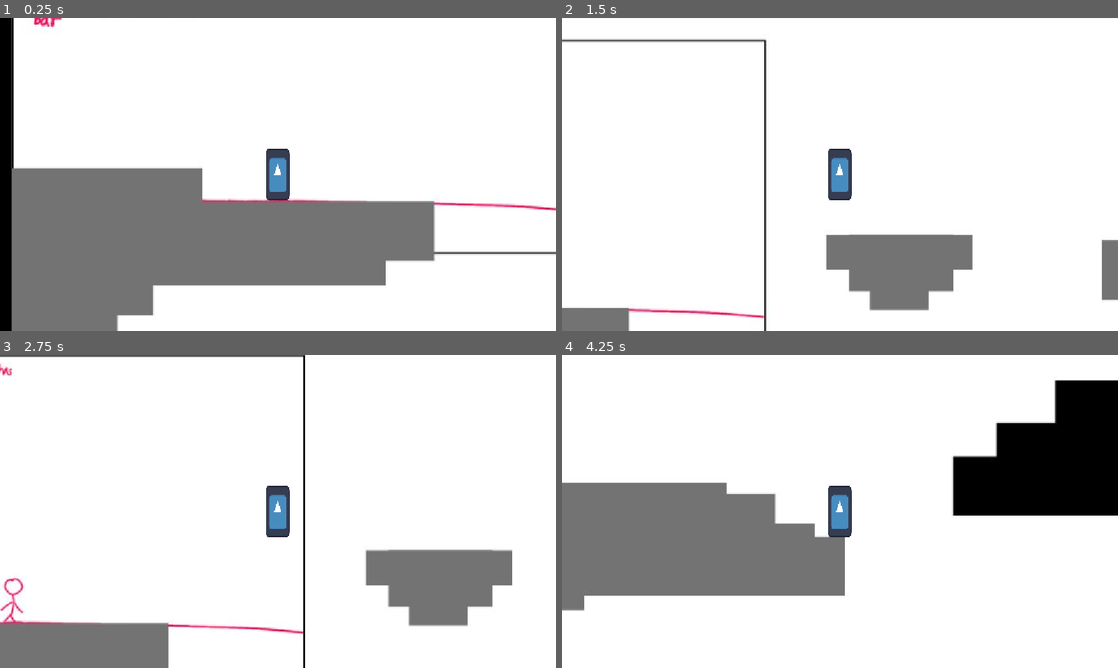
Above: before the commit, frames 1-4 (two rows, left to right).
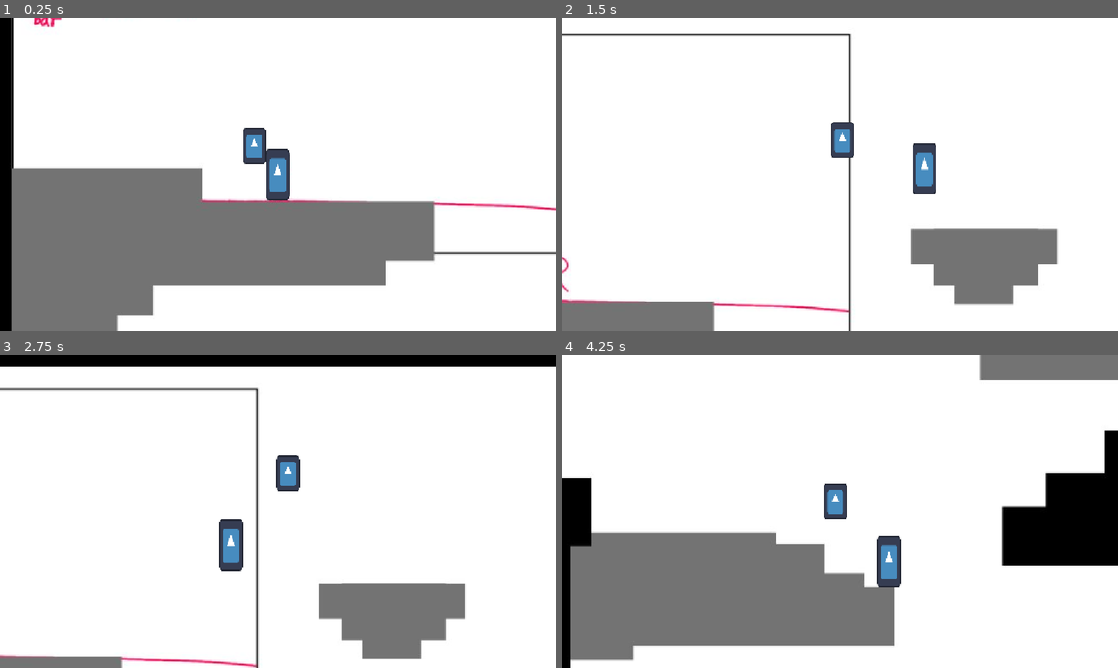
Above: after the commit, the same moments.

Repository: Medcro/GameBijiWIDAI2026
Game: Godot game, scene res://scenes/main.tscn
Two runs of this game, one before a commit and one after it. Both use one fixed random seed, a clock stepped at 60 frames per second and the inputs below. The engine's default icon, where the game draws it, is replaced by a stand-in: a white triangle on a blue panel in a dark square.
Inputs:
- Up to frame 1 (0.25 s): no input
- Up to frame 2 (1.5 s): hold Right (ui_right) from 0.53 s (still down); tap Z (Dash) at 0.6, 1.35 s; tap C (Jump) at 0.77 s
- Up to frame 3 (2.75 s): tap C (Jump) at 1.52 s; release Right (ui_right) at 2.03 s; hold Left (ui_left) from 2.03 s (still down); tap Z (Dash) at 2.1 s
- Up to frame 4 (4.25 s): release Left (ui_left) at 2.78 s; hold Right (ui_right) from 2.78 s (still down); tap Z (Dash) at 2.85, 3.6 s; tap C (Jump) at 3.02, 3.77 s

The runs differ from the first frame. In frame 1, 0.5% of the frame differs, in the area x 43-51%, y 35-51%; in frame 2, 13%; in frame 3, 18%; in frame 4, 32%, in the area x 0-100%, y 0-100%.

Commit message:
added dreamcatcher placeholder

Diff:
--- a/scenes/main.tscn
+++ b/scenes/main.tscn
@@ -1,13 +1,19 @@
-[gd_scene load_steps=5 format=3 uid="uid://r8gk7inos0cq"]
+[gd_scene load_steps=7 format=3 uid="uid://r8gk7inos0cq"]
 
 [ext_resource type="Texture2D" uid="uid://b37h730lit766" path="res://platform room.jpg" id="1_tefeu"]
 [ext_resource type="PackedScene" uid="uid://dxl1dmwln6gom" path="res://scenes/player.tscn" id="2_sugp2"]
-[ext_resource type="Script" uid="uid://dy244eryhu1w6" path="res://scenes/player_camera.gd" id="3_jyhfs"]
+[ext_resource type="Script" uid="uid://dy244eryhu1w6" path="res://scripts/player_camera.gd" id="3_jyhfs"]
+[ext_resource type="Script" uid="uid://csn1sja5oanyq" path="res://scripts/dreamcatcher.gd" id="4_tbgi4"]
+[ext_resource type="Texture2D" uid="uid://5w0yxw8w6x31" path="res://assets/icon.svg" id="5_tefeu"]
 
 [sub_resource type="RectangleShape2D" id="RectangleShape2D_jyhfs"]
 size = Vector2(1875, 1041)
 
 [node name="main" type="Node2D"]
+
+[node name="PlatformRoom" type="Sprite2D" parent="."]
+position = Vector2(896, 509)
+texture = ExtResource("1_tefeu")
 
 [node name="CameraBound" type="Area2D" parent="."]
 
@@ -18,7 +24,7 @@
 [node name="Platform" type="StaticBody2D" parent="."]
 
 [node name="CollisionPolygon2D" type="CollisionPolygon2D" parent="Platform"]
-polygon = PackedVector2Array(1324, 661, 1803, 663, 1803, 668, 1837, 668, 1837, -12, -44, -14, -44, 655, -15, 663, -13, 10, 1803, 14, 1801, 511, 1445, 507, 1445, 551, 1375, 555, 1375, 594, 1326, 596)
+polygon = PackedVector2Array(1323, 664, 1804, 662, 1804, 669, 1837, 669, 1837, -12, -44, -14, -45, 669, -11, 668, -13, 10, 1803, 14, 1804, 504, 1444, 504, 1444, 554, 1375, 554, 1375, 594, 1323, 594)
 
 [node name="DropDownPlatform" type="StaticBody2D" parent="."]
 position = Vector2(0, -3.0517578e-05)
@@ -32,7 +38,7 @@
 [node name="DropDownPlatform2" type="StaticBody2D" parent="."]
 
 [node name="CollisionPolygon2D" type="CollisionPolygon2D" parent="DropDownPlatform2"]
-polygon = PackedVector2Array(836, 625, 1054, 626, 1055, 638, 1112, 639, 1111, 673, 1158, 673, 1159, 689, 1195, 689, 1195, 702, 1147, 702, 1146, 687, 1098, 687, 1097, 652, 1035, 651, 1035, 641, 837, 639)
+polygon = PackedVector2Array(836, 625, 1055, 625, 1055, 638, 1113, 638, 1113, 673, 1158, 673, 1159, 689, 1195, 689, 1195, 702, 1147, 702, 1146, 687, 1098, 687, 1097, 652, 1035, 651, 1035, 641, 836, 639)
 one_way_collision = true
 
 [node name="DropDownPlatform3" type="StaticBody2D" parent="."]
@@ -46,18 +52,14 @@
 scale = Vector2(1, 1.0000001)
 
 [node name="CollisionPolygon2D" type="CollisionPolygon2D" parent="DropDownPlatform4"]
-polygon = PackedVector2Array(1048, 278, 1050, 291, 1392, 291, 1391, 336, 1431, 338, 1432, 370, 1475, 374, 1475, 359, 1444, 359, 1444, 325, 1406, 326, 1406, 280)
+polygon = PackedVector2Array(1049, 278, 1049, 291, 1392, 291, 1391, 338, 1431, 338, 1432, 373, 1477, 374, 1477, 361, 1444, 361, 1444, 325, 1407, 325, 1407, 279)
 one_way_collision = true
 
 [node name="Floor" type="StaticBody2D" parent="."]
 
 [node name="CollisionPolygon2D" type="CollisionPolygon2D" parent="Floor"]
 position = Vector2(512, 851)
-polygon = PackedVector2Array(-559, -24, -344, -24, -346, -75, -177, -70, -174, -240, 101, -236, 98, -327, 255, -324, 255, -296, 322, -291, 324, -217, 297, -214, 302, 51, 246, 60, 255, 161, 433, 170, 429, 114, 467, 113, 470, 82, 536, 82, 536, 53, 608, 50, 608, 19, 1148, 19, 1143, -20, 1329, -20, 1329, 313, -558, 288)
-
-[node name="PlatformRoom" type="Sprite2D" parent="."]
-position = Vector2(896, 509)
-texture = ExtResource("1_tefeu")
+polygon = PackedVector2Array(-557, -20, -344, -21, -344, -73, -175, -73, -175, -238, 99, -237, 99, -326, 253, -326, 253, -291, 324, -291, 324, -210, 299, -210, 299, 57, 253, 57, 253, 172, 430, 172, 430, 113, 471, 113, 471, 80, 537, 80, 537, 49, 604, 49, 604, 16, 1144, 16, 1143, -20, 1329, -20, 1329, 313, -558, 288)
 
 [node name="Player" parent="." instance=ExtResource("2_sugp2")]
 position = Vector2(306, 326)
@@ -67,5 +69,14 @@
 position = Vector2(3.03061, -1.50203705e-05)
 scale = Vector2(1.5152959, -2.0986176)
 zoom = Vector2(1.75, 1.75)
+position_smoothing_enabled = true
 script = ExtResource("3_jyhfs")
 bounds_path = NodePath("../../CameraBound")
+
+[node name="Dreamcatcher" type="Node2D" parent="Player"]
+script = ExtResource("4_tbgi4")
+
+[node name="Sprite2D" type="Sprite2D" parent="Player/Dreamcatcher"]
+position = Vector2(-1.5258789e-05, -3.4332275e-05)
+scale = Vector2(0.21468806, 0.33131456)
+texture = ExtResource("5_tefeu")
--- /dev/null
+++ b/scripts/dreamcatcher.gd
@@ -0,0 +1,61 @@
+extends Node2D
+
+@export var follow_speed: float = 8.0
+@export var base_offset: Vector2 = Vector2(-30, -40) # Position relative to player
+@export var float_speed: float = 5.0
+@export var float_amount: float = 10.0
+
+var player: Node2D
+var is_attacking: bool = false
+var time_passed: float = 0.0
+
+func _ready() -> void:
+	# Assume this node is a direct child of the Player
+	player = get_parent() as Node2D
+
+	# CRITICAL: This detaches the node's transform from the player.
+	# This prevents it from instantly snapping to the player's position,
+	# allowing us to manually lerp it for that "lagging" effect.
+	top_level = true
+
+	# Start instantly at the correct position so it doesn't fly in from (0,0)
+	if player:
+		global_position = player.global_position + base_offset
+
+func _process(delta: float) -> void:
+	if player == null:
+		return
+
+	time_passed += delta
+
+	# efek floaty atas bawah
+	var float_offset := Vector2(0, sin(time_passed * float_speed) * float_amount)
+
+	# pindah2 sesuai facing
+	var current_offset := base_offset
+	if "facing_direction" in player:
+		current_offset.x = base_offset.x * player.facing_direction
+
+	# target ikutin player
+	var target_pos: Vector2 = player.global_position + current_offset + float_offset
+
+	# biar smooth2 agak ngelag gitu
+	global_position = global_position.lerp(target_pos, 1.0 - exp(-follow_speed * delta))
+
+# ini buat melee attack, belum implement
+#func hide_for_attack(duration: float = -1.0) -> void:
+	#if is_attacking:
+		#return
+		#
+	#is_attacking = true
+	#visible = false # biar ilang pas animasi
+	#
+	## jaga2 buat animasi
+	#if duration > 0:
+		#await get_tree().create_timer(duration).timeout
+		#show_after_attack()
+#
+## animasi beres munculin lgi
+#func show_after_attack() -> void:
+	#visible = true
+	#is_attacking = false
--- a/scripts/player.gd
+++ b/scripts/player.gd
@@ -14,6 +14,12 @@
 var dash_cooldown_timer : float = 0.0 # init
 var is_dashing : bool = false
 var facing_direction : float = 1.0 # positif -> kanan, negatif -> kiri
+
+## Melee Attack Attributes (belum implement)
+#@export var combo_window_duration : float = 0.4 # window buat 2-hit
+#var is_attacking : bool = false
+#var combo_step : int = 0
+#var combo_window_timer : float = 0.0
 
 # Essence Attributes
 @export var has_agility_essence : bool = false
Not shown, added: scripts/dreamcatcher.gd.uid
